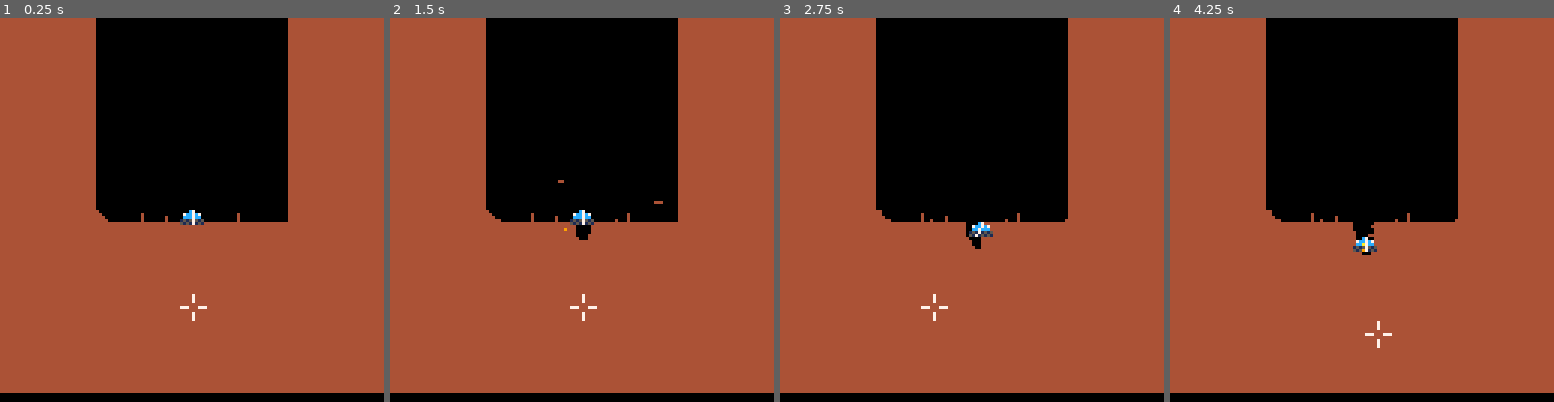
Above: before the commit, frames 1-4 (left to right).
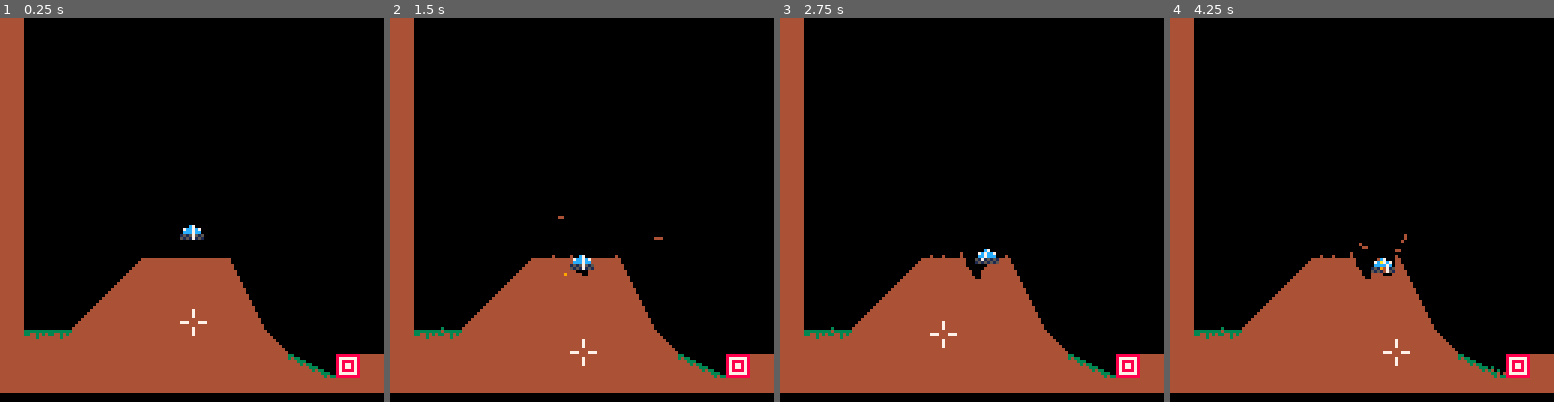
Above: after the commit, the same moments.

Repository: MarrMann/tanks.p8
Game: PICO-8 cartridge tanks.p8
The game is run twice, just before and just after one commit, with the same random seed, the same clock (stepped at 60 frames per second) and the same inputs.
Inputs:
- Up to frame 1 (0.25 s): no input
- Up to frame 2 (1.5 s): tap X (X key) at 0.33, 1.07 s
- Up to frame 3 (2.75 s): hold Right 1.6-2.1 s; tap X (X key) at 1.85 s; hold Up 2.15-2.42 s; hold Right from 2.47 s (still down)
- Up to frame 4 (4.25 s): tap X (X key) at 2.97, 4.08 s; release Right at 3.03 s; hold Left 3.08-3.58 s; hold Down 3.63-3.97 s; hold Right from 4.02 s (still down)

The runs differ from the first frame. In frame 1, 46% of the frame differs, in the area x 6-100%, y 0-94%; in frame 2, 46%; in frame 3, 46%; in frame 4, 46%.

Commit message:
first level idea

Diff:
--- a/tanks.p8
+++ b/tanks.p8
@@ -644,25 +644,49 @@
 
 
 
+…(24 lines of a section not shown)…
 __map__
-020202023f3f3f3f3f3f3f3f0202020200000000000000000000000000000000000000000000000000000000000000000000000000000000000000000000000000000000000000000000000000000000000000000000000000000000000000000000000000000000000000000000000000000000000000000000000000000000
-020202023f3f3f3f3f3f3f3f0202020200000000000000000000000000000000000000000000000000000000000000000000000000000000000000000000000000000000000000000000000000000000000000000000000000000000000000000000000000000000000000000000000000000000000000000000000000000000
-020202023f3f3f3f3f3f3f3f0202020200000000000000000000000000000000000000000000000000000000000000000000000000000000000000000000000000000000000000000000000000000000000000000000000000000000000000000000000000000000000000000000000000000000000000000000000000000000
-020202023f3f3f3f3f3f3f3f0202020200000000000000000000000000000000000000000000000000000000000000000000000000000000000000000000000000000000000000000000000000000000000000000000000000000000000000000000000000000000000000000000000000000000000000000000000000000000
-020202023f3f3f3f3f3f3f3f0202020200000000000000000000000000000000000000000000000000000000000000000000000000000000000000000000000000000000000000000000000000000000000000000000000000000000000000000000000000000000000000000000000000000000000000000000000000000000
-020202023f3f3f3f3f3f3f3f0202020200000000000000000000000000000000000000000000000000000000000000000000000000000000000000000000000000000000000000000000000000000000000000000000000000000000000000000000000000000000000000000000000000000000000000000000000000000000
-020202023f3f3f3f3f3f3f3f0202020200000000000000000000000000000000000000000000000000000000000000000000000000000000000000000000000000000000000000000000000000000000000000000000000000000000000000000000000000000000000000000000000000000000000000000000000000000000
-020202023f3f3f3f3f3f3f3f0202020200000000000000000000000000000000000000000000000000000000000000000000000000000000000000000000000000000000000000000000000000000000000000000000000000000000000000000000000000000000000000000000000000000000000000000000000000000000
-0202020207060504030603030202020200000000000000000000000000000000000000000000000000000000000000000000000000000000000000000000000000000000000000000000000000000000000000000000000000000000000000000000000000000000000000000000000000000000000000000000000000000000
-0202020202020202020202020202020200000000000000000000000000000000000000000000000000000000000000000000000000000000000000000000000000000000000000000000000000000000000000000000000000000000000000000000000000000000000000000000000000000000000000000000000000000000
-0202020202020202020202020202020200000000000000000000000000000000000000000000000000000000000000000000000000000000000000000000000000000000000000000000000000000000000000000000000000000000000000000000000000000000000000000000000000000000000000000000000000000000
-0202020202020202020202020202020200000000000000000000000000000000000000000000000000000000000000000000000000000000000000000000000000000000000000000000000000000000000000000000000000000000000000000000000000000000000000000000000000000000000000000000000000000000
-0202020202020202020202020202020200000000000000000000000000000000000000000000000000000000000000000000000000000000000000000000000000000000000000000000000000000000000000000000000000000000000000000000000000000000000000000000000000000000000000000000000000000000
-0202020202020202020202020202020200000000000000000000000000000000000000000000000000000000000000000000000000000000000000000000000000000000000000000000000000000000000000000000000000000000000000000000000000000000000000000000000000000000000000000000000000000000
-0202020202020202020202020202020200000000000000000000000000000000000000000000000000000000000000000000000000000000000000000000000000000000000000000000000000000000000000000000000000000000000000000000000000000000000000000000000000000000000000000000000000000000
-0202020202020202020202020202020203000000000000000000000000000000000000000000000000000000000000000000000000000000000000000000000000000000000000000000000000000000000000000000000000000000000000000000000000000000000000000000000000000000000000000000000000000000
-0202020202020202020202020202020203000000000000000000000000000000000000000000000000000000000000000000000000000000000000000000000000000000000000000000000000000000000000000000000000000000000000000000000000000000000000000000000000000000000000000000000000000000
-0000000000000202020000000000000000000000000000000000000000000000000000000000000000000000000000000000000000000000000000000000000000000000000000000000000000000000000000000000000000000000000000000000000000000000000000000000000000000000000000000000000000000000
-
-
-
+033f3f3f3f3f3f3f3f3f3f3f3f3f3f3f3f000000000000000000000000000000000000000000000000000000000000000000000000000000000000000000000000000000000000000000000000000000000000000000000000000000000000000000000000000000000000000000000000000000000000000000000000000000
+133f3f3f3f3f3f3f3f3f3f3f3f3f3f3f3f000000000000000000000000000000000000000000000000000000000000000000000000000000000000000000000000000000000000000000000000000000000000000000000000000000000000000000000000000000000000000000000000000000000000000000000000000000
+133f3f3f3f3f3f3f3f3f3f3f3f3f3f3f3f000000000000000000000000000000000000000000000000000000000000000000000000000000000000000000000000000000000000000000000000000000000000000000000000000000000000000000000000000000000000000000000000000000000000000000000000000000
+033f3f3f3f3f3f3f3f3f3f3f3f3f3f3f3f000000000000000000000000000000000000000000000000000000000000000000000000000000000000000000000000000000000000000000000000000000000000000000000000000000000000000000000000000000000000000000000000000000000000000000000000000000
+033f3f3f3f3f3f3f3f3f3f3f3f3f3f3f3f000000000000000000000000000000000000000000000000000000000000000000000000000000000000000000000000000000000000000000000000000000000000000000000000000000000000000000000000000000000000000000000000000000000000000000000000000000
+033f3f3f3f3f3f3f3f3f3f3f3f3f3f3f3f000000000000000000000000000000000000000000000000000000000000000000000000000000000000000000000000000000000000000000000000000000000000000000000000000000000000000000000000000000000000000000000000000000000000000000000000000000
+033f3f3f3f3f3f3f3f3f3f3f3f3f3f3f3f000000000000000000000000000000000000000000000000000000000000000000000000000000000000000000000000000000000000000000000000000000000000000000000000000000000000000000000000000000000000000000000000000000000000000000000000000000
+033f3f3f3f3f3f3f3f3f3f3f3f3f3f3f00000000000000000000000000000000000000000000000000000000000000000000000000000000000000000000000000000000000000000000000000000000000000000000000000000000000000000000000000000000000000000000000000000000000000000000000000000000
+033f3f3f3f3f3f3f3f3f3f3f3f3f3f3f00000000000000000000000000000000000000000000000000000000000000000000000000000000000000000000000000000000000000000000000000000000000000000000000000000000000000000000000000000000000000000000000000000000000000000000000000000000
+033f3f3f3f3f3f3f3f3f3f3f3f3f3f3f00000000000000000000000000000000000000000000000000000000000000000000000000000000000000000000000000000000000000000000000000000000000000000000000000000000000000000000000000000000000000000000000000000000000000000000000000000000
+033f3f3f3f09131313043f3f3f3f3f3f3f3f0000000000000000000000000000000000000000000000000000000000000000000000000000000000000000000000000000000000000000000000000000000000000000000000000000000000000000000000000000000000000000000000000000000000000000000000000000
+033f3f3f090303030313053f3f3f3f3f3f3f3f00000000000000000000000000000000000000000000000000000000000000000000000000000000000000000000000000000000000000000000000000000000000000000000000000000000000000000000000000000000000000000000000000000000000000000000000000
+033f3f09031303031313043f3f3f3f3f3f003f00000000000000000000000000000000000000000000000000000000000000000000000000000000000000000000000000000000000000000000000000000000000000000000000000000000000000000000000000000000000000000000000000000000000000000000000000
+0302021313130303030313083f3f3f3f3f003f3f000000000000000000000000000000000000000000000000000000000000000000000000000000000000000000000000000000000000000000000000000000000000000000000000000000000000000000000000000000000000000000000000000000000000000000000000
+03130313031303031303031307063e033f3f3f3f000000000000000000000000000000000000000000000000000000000000000000000000000000000000000000000000000000000000000000000000000000000000000000000000000000000000000000000000000000000000000000000000000000000000000000000000
+031313130303030313130303031303033f3f3f00000000000000000000000000000000000000000000000000000000000000000000000000000000000000000000000000000000000000000000000000000000000000000000000000000000000000000000000000000000000000000000000000000000000000000000000000
+131303030313131303030303031303033f3f3f00000000000000000000000000000000000000000000000000000000000000000000000000000000000000000000000000000000000000000000000000000000000000000000000000000000000000000000000000000000000000000000000000000000000000000000000000
+0000000000003f3f3f3f000000000000003f0000000000000000000000000000000000000000000000000000000000000000000000000000000000000000000000000000000000000000000000000000000000000000000000000000000000000000000000000000000000000000000000000000000000000000000000000000
+
+
+
Not shown, changed: 32 lines of the sprite sheet (__gfx__) section of tanks.p8
